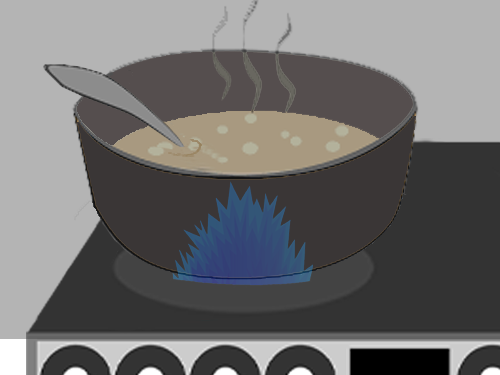
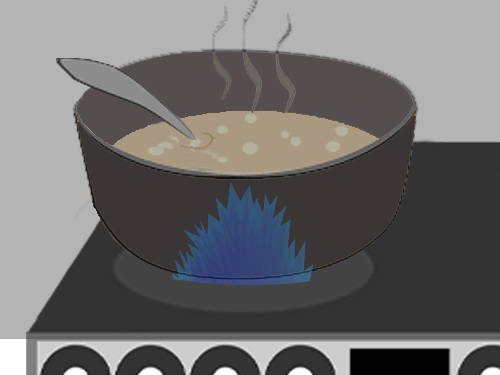
Before/after of a 500 x 375 layered artwork. What changed in the layer stack:
painted on "spoon" over [43, 58, 215, 152]
removed layer "circle" over [168, 138, 202, 157]
